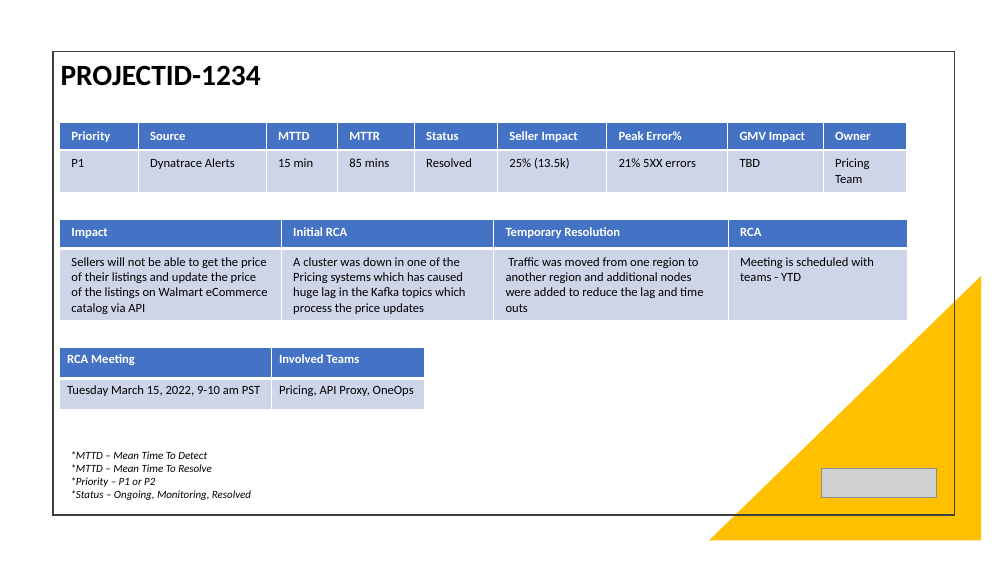
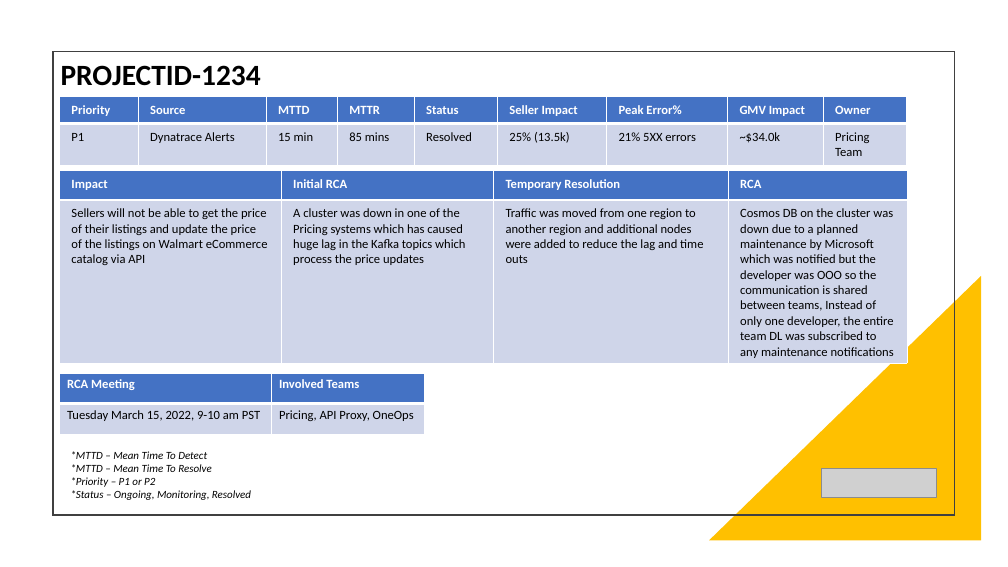
Before and after one commit to kashivivek/SustainableEngineerAssessment, a slide deck: slide 2 of Incident Report.pptx. Drawn at 1008x567 pixels with LibreOffice and Linux fonts; fonts in the diff are those of the drawing; grey boxes stand for pictures. Boxes give left, top, right and bottom in pixels: in the first picture for what was removed or moved away, otherwise in the second. Text is boxed around its words. In the diff, an @@ line names an element or a change of style, - is before the commit and + after.

Commit message:
Update Incident Report.pptx
Updated the RCA

```diff
--- a/Incident Report.pptx
+++ b/Incident Report.pptx
@@ table at (60,96,907,165) @@
-row 2, column 8: TBD
+row 2, column 8: ~$34.0k
@@ table: place and size @@
-table at (60,123,907,192)
+table at (60,96,907,165)
@@ table at (60,171,907,363) @@
-row 2, column 4: Meeting is scheduled with teams - YTD
+row 2, column 4: Cosmos DB on the cluster was down due to a planned maintenance by Microsoft which was notified but the developer was OOO so the communication is shared between teams, Instead of only one developer, the entire team DL was subscribed to any maintenance notifications
@@ table: place and size @@
-table at (60,219,907,321)
+table at (60,171,907,363)
@@ table: place and size @@
-table at (60,348,425,409)
+table at (60,373,425,434)
```
